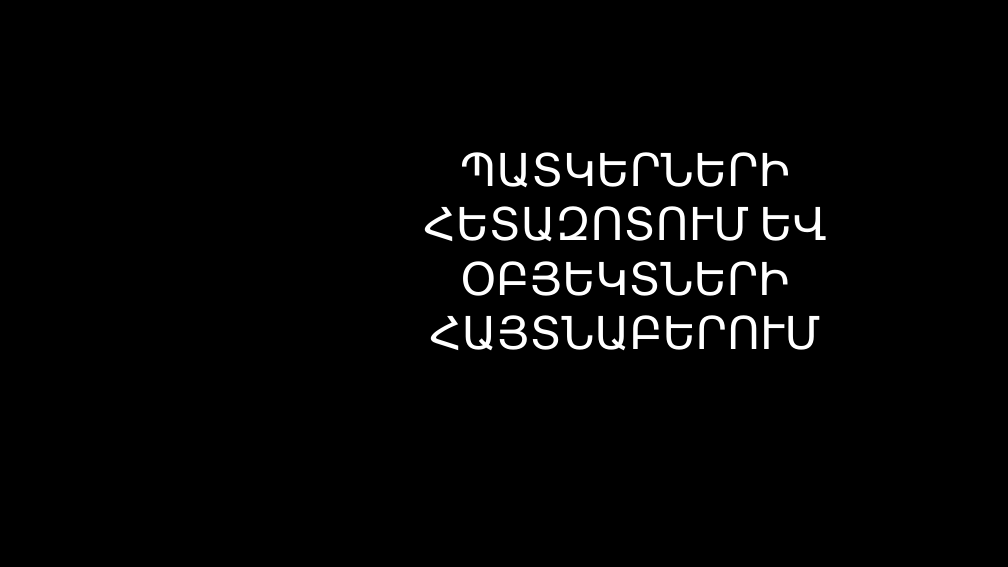
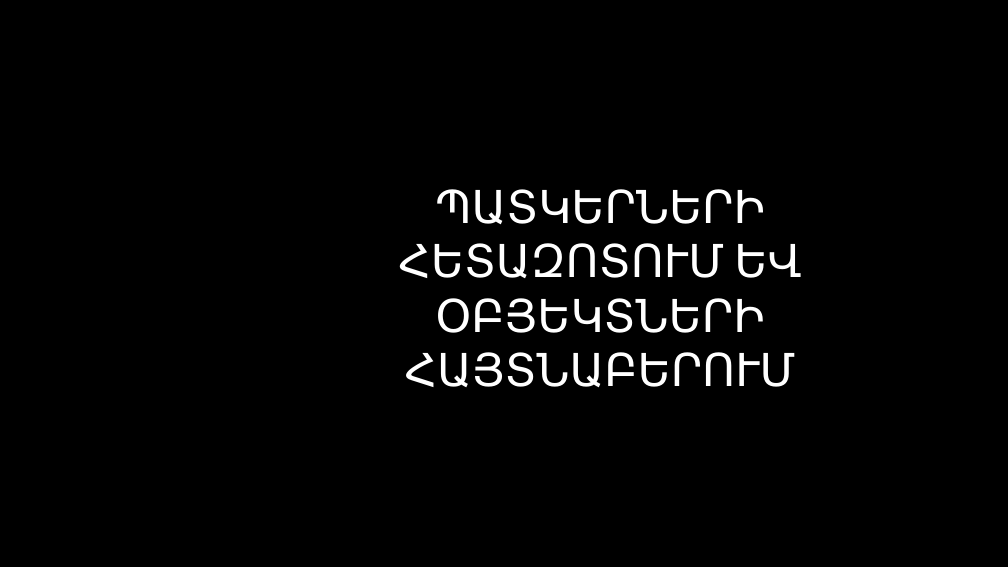
Before and after one commit to CGevorg/OpenKrypton, a slide deck: slide 1 of presentation/Presentation.pptx. Drawn at 1008x567 pixels with LibreOffice and Linux fonts; fonts in the diff are those of the drawing; background and template pictures are left out. Boxes give left, top, right and bottom in pixels: in the first picture for what was removed or moved away, otherwise in the second. Text is boxed around its words. In the diff, an @@ line names an element or a change of style, - is before the commit and + after.

```diff
--- a/presentation/Presentation.pptx
+++ b/presentation/Presentation.pptx
@@ title "ՊԱՏԿԵՐՆԵՐԻ ՀԵՏԱԶՈՏՈՒՄ ԵՎ ՕԲՅԵԿՏՆԵՐԻ ՀԱՅՏՆԱԲԵՐՈՒՄ": place and size @@
-title "ՊԱՏԿԵՐՆԵՐԻ ՀԵՏԱԶՈՏՈՒՄ ԵՎ ՕԲՅԵԿՏՆԵՐԻ ՀԱՅՏՆԱԲԵՐՈՒՄ" at [423, 152, 826, 350]
+title "ՊԱՏԿԵՐՆԵՐԻ ՀԵՏԱԶՈՏՈՒՄ ԵՎ ՕԲՅԵԿՏՆԵՐԻ ՀԱՅՏՆԱԲԵՐՈՒՄ" at [398, 189, 801, 387]
```
Also in this commit, not shown: 4 other slides changed.
